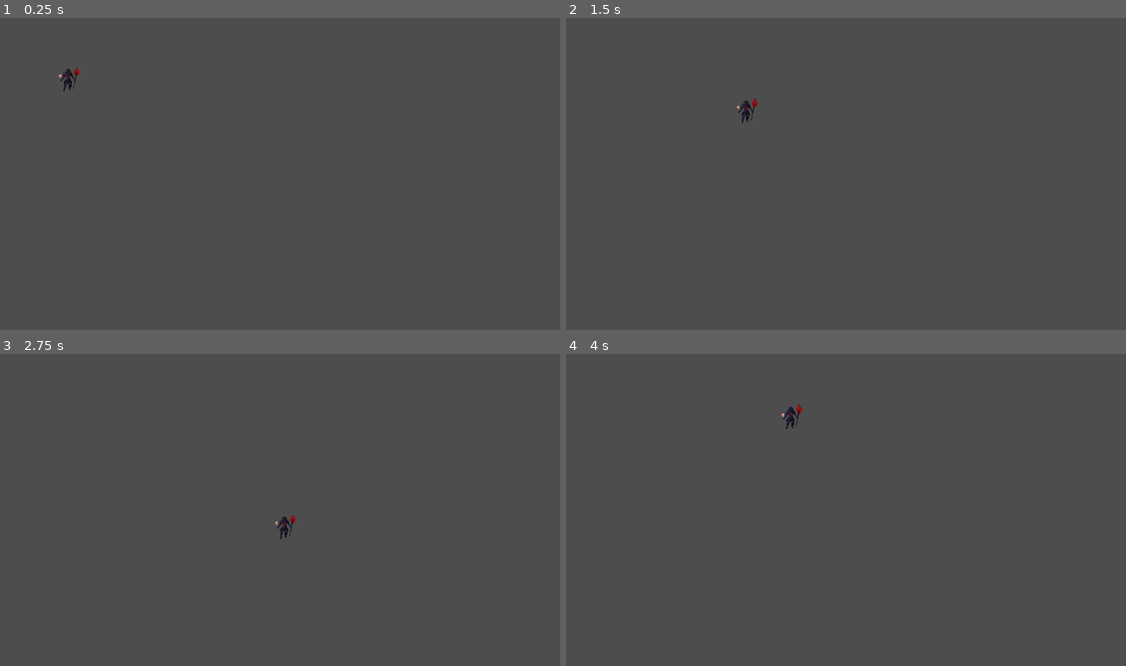
Above: before the commit, frames 1-4 (two rows, left to right).
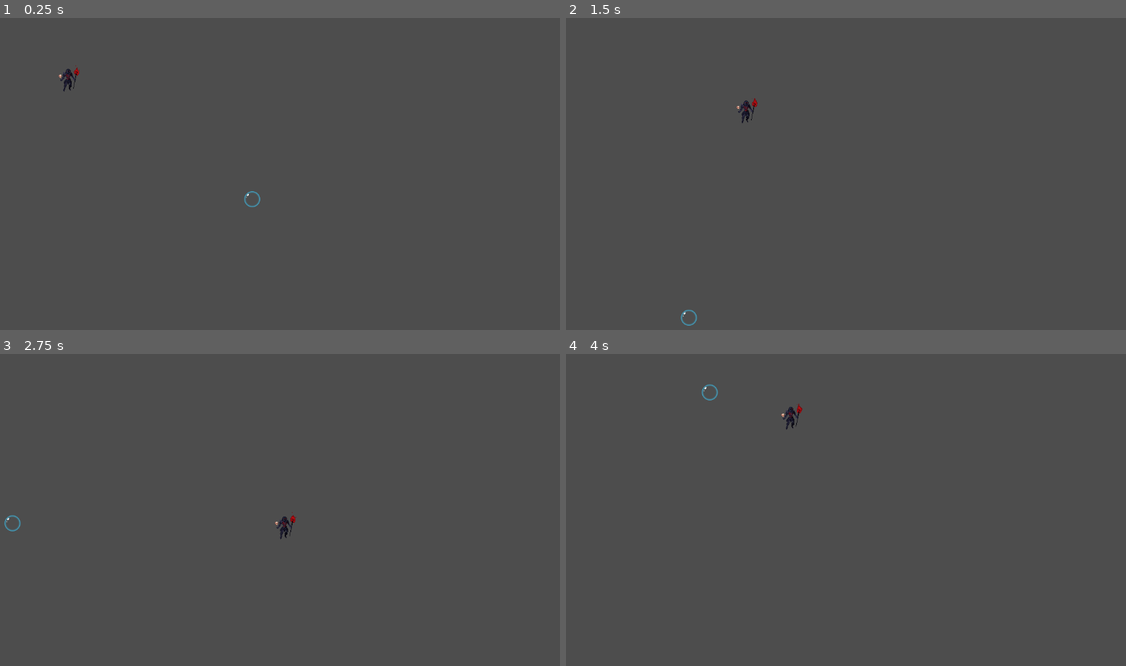
Above: after the commit, the same moments.

Repository: ZalewskiPiotr/Bubbles-Hunter-2
Game: Godot game, scene res://scenes/main_node.tscn
Same seed, same stepped clock (60 frames per second), same inputs: the game is played once before the commit and once after it.
Inputs (mouse positions are in pixels of both pictures, inside the frame that each line leads up to):
- Up to frame 1 (0.25 s): no input
- Up to frame 2 (1.5 s): move the mouse to (969, 158) at 0.52 s; hold Right (player_move_right) 0.53-1.28 s; move the mouse to (728, 189) at 1.27 s; hold Down (player_move_down) from 1.28 s (still down)
- Up to frame 3 (2.75 s): move the mouse to (336, 438) at 2.02 s; release Down (player_move_down) at 2.03 s; hold Right (player_move_right) from 2.03 s (still down)
- Up to frame 4 (4 s): move the mouse to (818, 572) at 2.77 s; release Right (player_move_right) at 2.78 s; hold Up (player_move_up) 2.78-3.53 s; move the mouse to (1014, 556) at 3.52 s; hold Left (player_move_left) from 3.53 s (still down)

The runs differ from the first frame. In frame 1, less than 0.1% of the frame differs, in the area x 43-47%, y 55-61%; in frame 2, less than 0.1%; in frame 3, less than 0.1%; in frame 4, less than 0.1%, in the area x 24-28%, y 9-15%.

Commit message:
Dodano bańkę za którą można zdobyć punkty
Dodano całą mechanikę i wygląd bańki, która odpowiada za zdobywanie punktów

Diff:
--- a/project.godot
+++ b/project.godot
@@ -45,6 +45,7 @@
 
 2d_physics/layer_1="Walls"
 2d_physics/layer_2="Player"
+2d_physics/layer_3="Bubbles"
 
 [rendering]
 
--- a/scenes/barriers.tscn
+++ b/scenes/barriers.tscn
@@ -39,7 +39,7 @@
 
 [node name="RightBarrier" type="StaticBody2D" parent="."]
 position = Vector2(1147, 209)
-collision_mask = 2
+collision_mask = 6
 metadata/_edit_group_ = true
 
 [node name="CollisionShape2D" type="CollisionShape2D" parent="RightBarrier"]
--- /dev/null
+++ b/scenes/bubble_score.tscn
@@ -0,0 +1,20 @@
+[gd_scene load_steps=4 format=3 uid="uid://btj4vmbad8sqi"]
+
+[ext_resource type="Texture2D" uid="uid://duqrb5ys7vdij" path="res://assets/bubbles/bubble_1.png" id="1_4s106"]
+[ext_resource type="Script" path="res://scripts/bubble_score.gd" id="1_5x7ew"]
+
+[sub_resource type="CircleShape2D" id="CircleShape2D_0etiq"]
+radius = 16.1245
+
+[node name="BubbleScore" type="CharacterBody2D"]
+position = Vector2(203, 122)
+collision_layer = 4
+collision_mask = 7
+script = ExtResource("1_5x7ew")
+metadata/_edit_group_ = true
+
+[node name="Sprite2D" type="Sprite2D" parent="."]
+texture = ExtResource("1_4s106")
+
+[node name="CollisionShape2D" type="CollisionShape2D" parent="."]
+shape = SubResource("CircleShape2D_0etiq")
--- a/scenes/main_node.tscn
+++ b/scenes/main_node.tscn
@@ -1,6 +1,7 @@
-[gd_scene load_steps=3 format=3 uid="uid://dou6jw0nbbvgh"]
+[gd_scene load_steps=4 format=3 uid="uid://dou6jw0nbbvgh"]
 
 [ext_resource type="PackedScene" uid="uid://b7g620yydcm7d" path="res://scenes/necromancer.tscn" id="2_eg4bl"]
+[ext_resource type="PackedScene" uid="uid://btj4vmbad8sqi" path="res://scenes/bubble_score.tscn" id="3_euac4"]
 [ext_resource type="PackedScene" uid="uid://ct3n2ahq4vtl5" path="res://scenes/barriers.tscn" id="3_wca42"]
 
 [node name="MainNode" type="Node2D"]
@@ -8,3 +9,5 @@
 [node name="Necromancer" parent="." instance=ExtResource("2_eg4bl")]
 
 [node name="Barriers" parent="." instance=ExtResource("3_wca42")]
+
+[node name="BubbleScore" parent="." instance=ExtResource("3_euac4")]
--- a/scenes/necromancer.tscn
+++ b/scenes/necromancer.tscn
@@ -73,6 +73,7 @@
 [node name="Necromancer" type="CharacterBody2D"]
 position = Vector2(152, 113)
 collision_layer = 2
+collision_mask = 5
 motion_mode = 1
 script = ExtResource("1_m78yp")
 metadata/_edit_group_ = true
--- /dev/null
+++ b/scripts/bubble_score.gd
@@ -0,0 +1,59 @@
+extends CharacterBody2D
+
+#region Stałe i zmienne
+const SPEED_MIN : float = 0.1	# Minimalna szybkość bańki
+const SPEED_MAX : float = 5.0	# Maksymalna szybkość bańki
+var _speed : float				# Szybkość bańki
+@onready var _sprite = $Sprite2D
+#endregion
+
+
+func _ready():
+	randomize() # Będzie trochę losować to się przyda
+	create_velocity_vector()
+	_speed = create_speed()
+	create_texture()
+	create_position()
+
+
+func _physics_process(delta):
+	var collision : KinematicCollision2D = move_and_collide(velocity * _speed)
+	if collision:
+		velocity = velocity.bounce(collision.get_normal())
+
+
+#region Tworzenie nowej bańki
+## Funkcja tworzy wektor o jaki ma się przesuwać bańka
+##
+## Wektor wynosi zawsze jeden pixel w osi x oraz 1 w osi y. Przez to mamty tylko 4 możliwe kierunki
+## startu bańki. Za to dzięki temu mamy tylko jedną zmienną, która kieruje prędkością.
+func create_velocity_vector():
+	velocity.x = [-1, 1][randi() % 2] # Funkcja randi wybiera z dwóch wartości podanych w tablicy przed nią
+	velocity.y = [-1, 1][randi() % 2]
+	velocity = velocity.normalized()
+
+
+## Funkcja tworzy prędkość bańki
+##
+## W zasadzie nic ciekawego tu nie ma. Prędkość powstaje losowo z zakresu podanego w stałych
+func create_speed() -> float:
+	return randf_range(SPEED_MIN, SPEED_MAX)
+
+
+## Funkcja tworzy grafikę bańki
+##
+## Mamy kilka obrazków na dysku. Losujemy numer obrazka, dodajemy go do ścieżki i ładujemy obrazek
+func create_texture():
+	var sprite_number = randi() % 7 + 1 # +1 powoduje, że funkcja randi() startuje od 1 zamiast od 0
+	var path = "res://assets/bubbles/bubble_" + str(sprite_number) + ".png"
+	_sprite.texture = load(path)
+
+
+## Funkcja wskazuje w jakim miejscu pojawi się bańka
+##
+## Zajrzyj na TODO w funkcji a jak już zrobisz dobrze to opisz to w tym miejscu
+func create_position():
+	# TODO: do poprawy. Na razie brana jest pozycja kursora myszki ale wolałbym mieć coś losowo z
+	# obszaru gry
+	position = get_viewport().get_mouse_position()
+#endregion
--- a/scripts/necromancer.gd
+++ b/scripts/necromancer.gd
@@ -2,15 +2,20 @@
 
 const SPEED = 300.0		# Szybkość gracza
 
+#region Wbudowane funkcje silnika Godot
 ## Funkcja zarządza przebiegiem wszystkiego co dzieje się z graczem
-func _physics_process(delta : float):
+func _physics_process(delta: float):
 	set_player_speed()
 	move_and_slide()
+#endregion
+
 
 ## Funkcja ustawia szybkość gracza
 ##
 ## Szybkość ustawiana jest na podstawie kierunku poruszania się gracza. Kierunek ten jest
 ## wyznaczany na podstawie przycisków jakie aktualnie wciska gracz
 func set_player_speed():
-	var direction : Vector2 = Input.get_vector("player_move_left","player_move_right","player_move_up","player_move_down")
+	var direction: Vector2 = Input.get_vector("player_move_left","player_move_right", \
+			"player_move_up","player_move_down")
+	direction.normalized()
 	velocity = direction * SPEED
Not shown, changed: README.md
